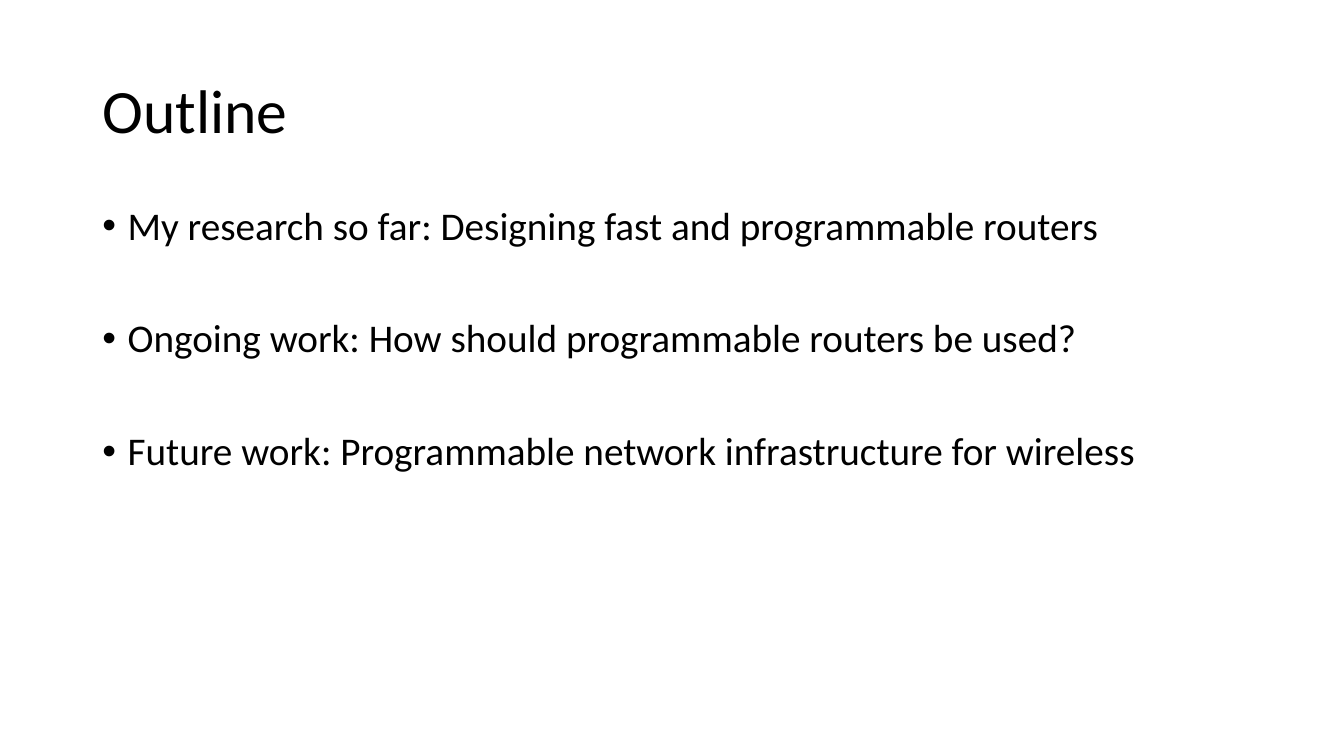
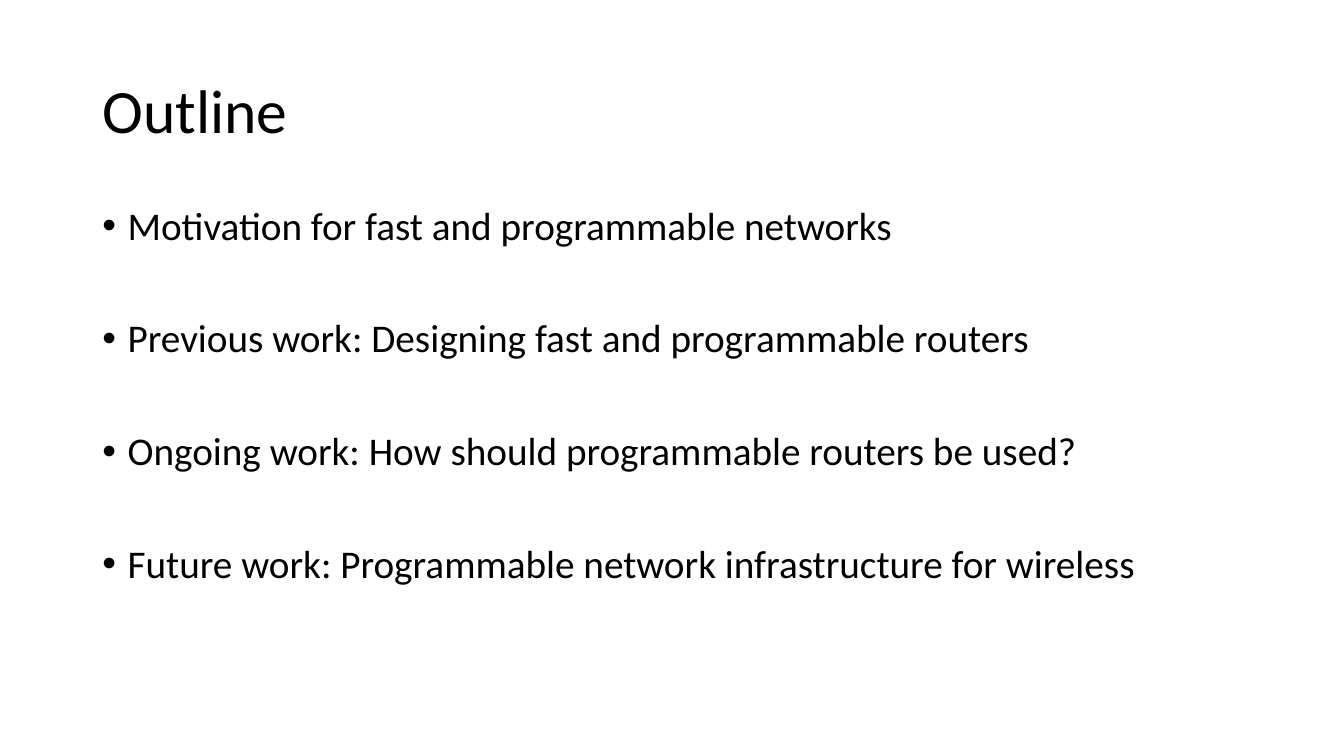
Before and after one commit to anirudhSK/pifo-domino-marple-ppts, a slide deck: slide 2 of nyu_wireless.pptx. Drawn at 1344x756 pixels with LibreOffice and Linux fonts; fonts in the diff are those of the drawing. Boxes give left, top, right and bottom in pixels: in the first picture for what was removed or moved away, otherwise in the second. Text is boxed around its words. In the diff, an @@ line names an element or a change of style, - is before the commit and + after.

```diff
--- a/nyu_wireless.pptx
+++ b/nyu_wireless.pptx
@@ text at bbox=[128, 212, 1029, 359]: text changed @@
-• My research so far: Designing fast and programmable routers
+• Motivation for fast and programmable networks
+• Previous work: Designing fast and programmable routers
```
Also in this commit, not shown: 2 other slides changed.
